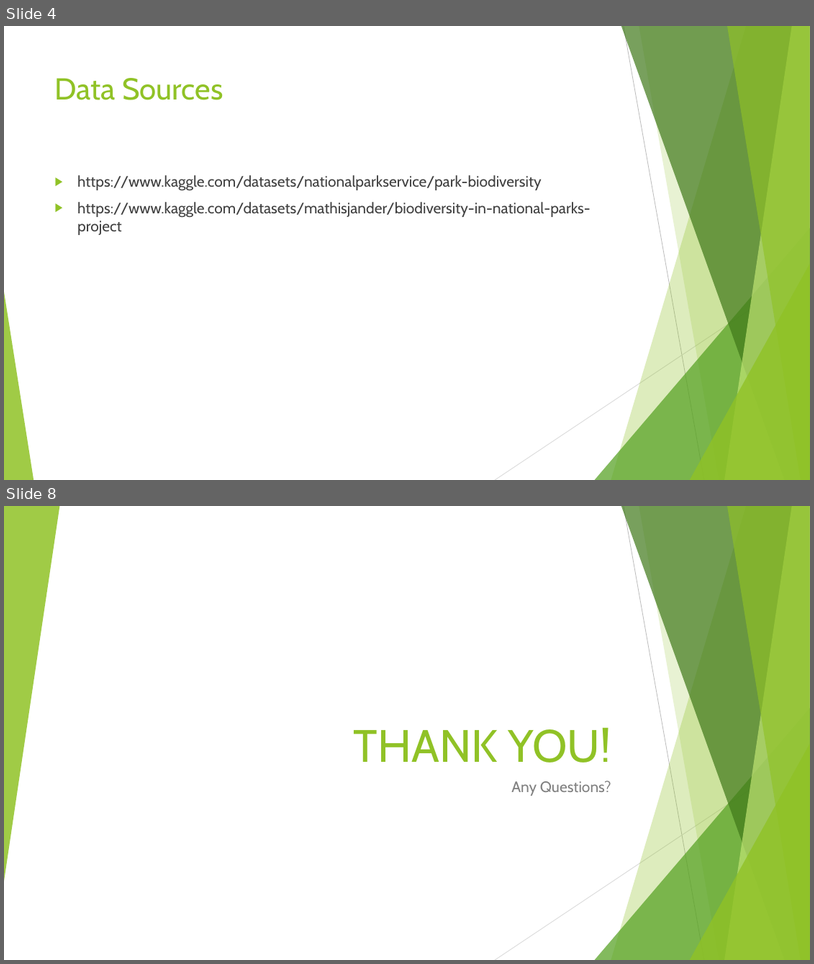
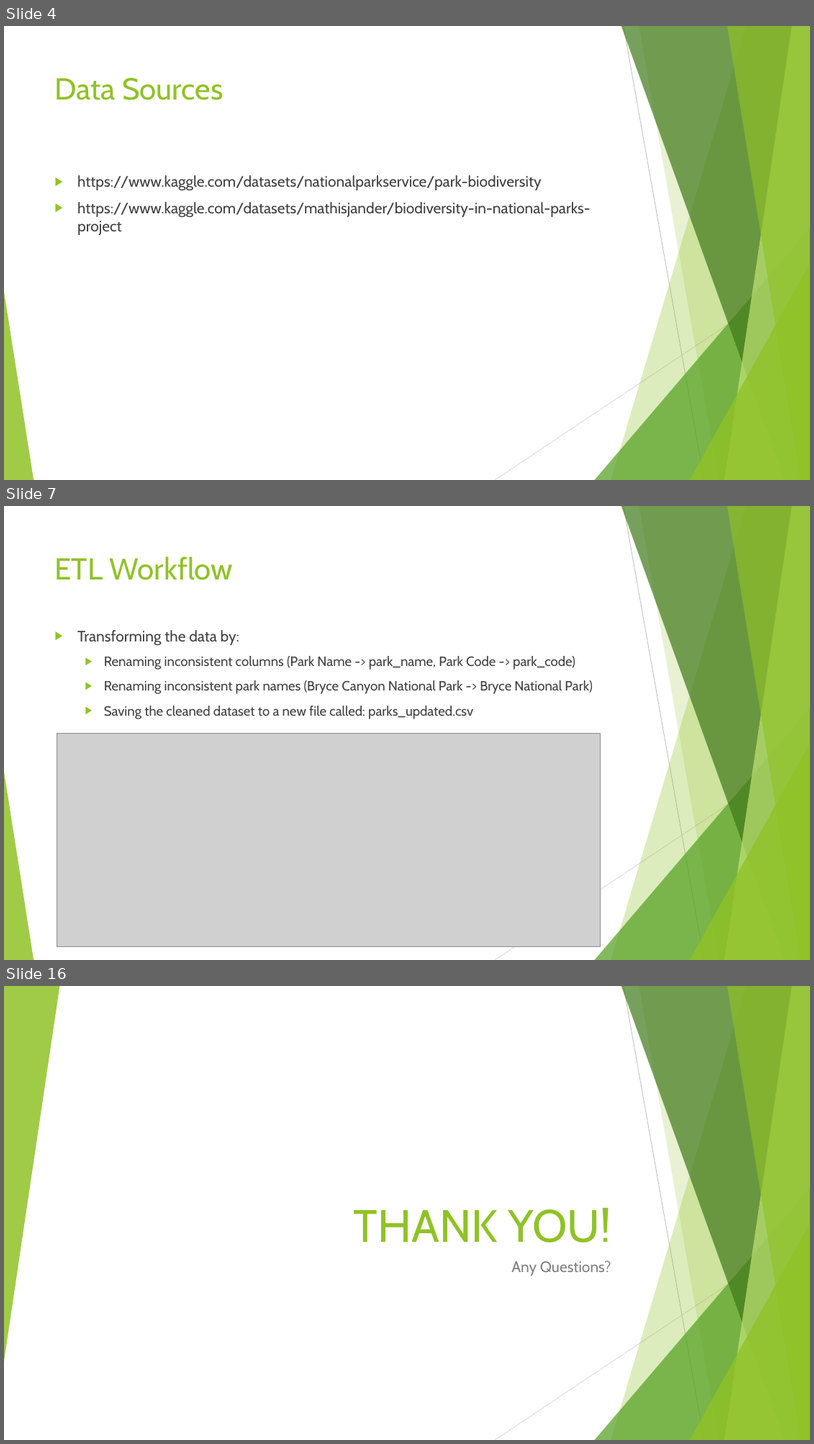
Before and after one commit to mrbowman86/data-engineering-project, a slide deck: National_Parks_PowerPoint.pptx. Shown one above the other, each under a label of ours: slides 4 and 8 before the commit, slides 4, 7 and 16 after it; the slides between them are not shown. The pictures are 814x964 and 814x1444 pixels, drawn with LibreOffice and Linux fonts; fonts in the diff are those of the drawing; grey boxes stand for pictures. Boxes give left, top, right and bottom in pixels: in the first picture for what was removed or moved away, otherwise in the second. Text is boxed around its words. In the diff, an @@ line names an element or a change of style, - is before the commit and + after.

```diff
--- a/National_Parks_PowerPoint.pptx
+++ b/National_Parks_PowerPoint.pptx
@@ slide 7 added at (x1=4, y1=506, x2=810, y2=960), background #FFFFFF; not listed: 10 template elements that a slide beside it also shows @@
@@ title added at (x1=55, y1=556, x2=233, y2=580), 36 pt, text #90C226 @@
+ETL Workflow
@@ text added at (x1=77, y1=630, x2=592, y2=719), 16 pt, text #404040 @@
+▶ Transforming the data by:
+  ▶ Renaming inconsistent columns (Park Name -> park_name, Park Code -> park_code)
+  ▶ Renaming inconsistent park names (Bryce Canyon National Park -> Bryce National Park)
+  ▶ Saving the cleaned dataset to a new file called: parks_updated.csv
@@ picture added at (x1=57, y1=733, x2=600, y2=947) @@
@@ what was slide 8 is now slide 16 @@
```
Also in this commit, not shown: 4 slides changed, 7 other slides added.
